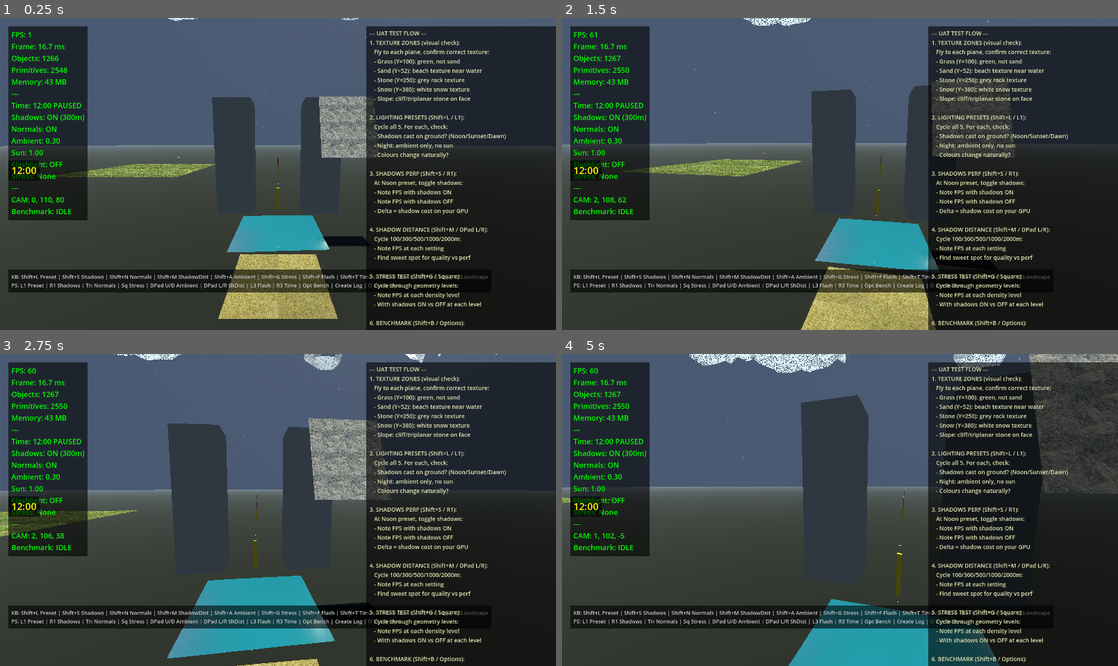
Above: before the commit, frames 1-4 (two rows, left to right).
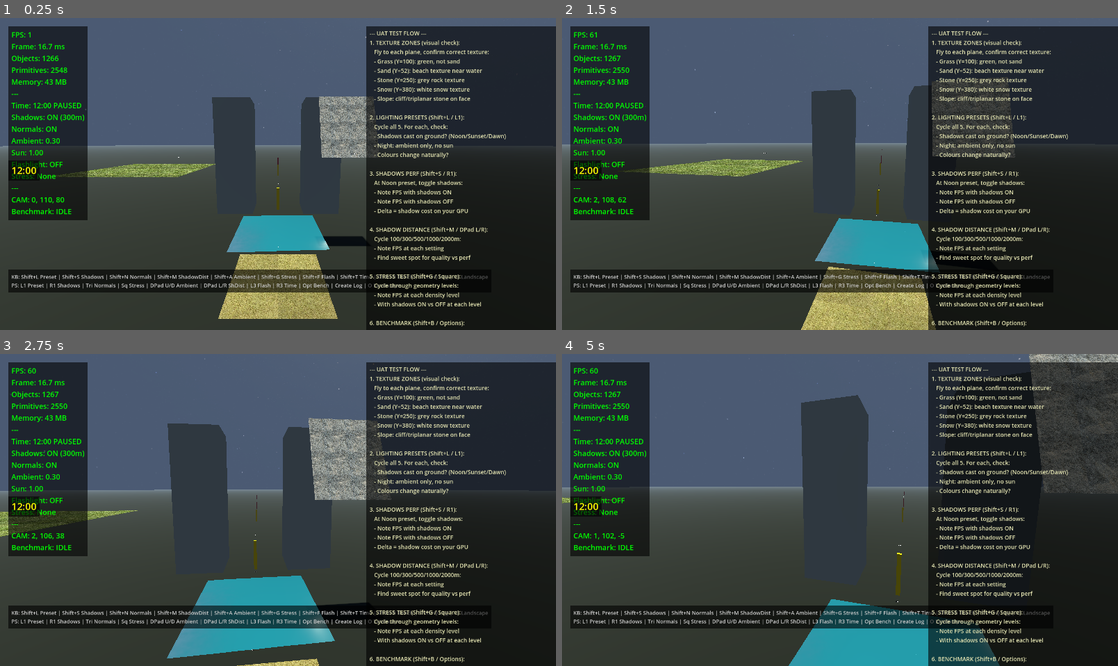
Above: after the commit, the same moments.

Repository: shovelhead24/possession
Game: Godot game, scene res://lighting_test.tscn
Two runs of this game, one before a commit and one after it. Both use one fixed random seed, a clock stepped at 60 frames per second and the inputs below.
Inputs (mouse positions are in pixels of both pictures, inside the frame that each line leads up to):
- Up to frame 1 (0.25 s): no input
- Up to frame 2 (1.5 s): tap Enter (ui_accept) at 0.5 s; move the mouse to (867, 174) at 0.52 s; hold W (move_forward) from 0.53 s (still down); tap E (interact) at 0.6 s; click (867, 174) at 0.67 s; tap Space (jump) at 0.77 s; move the mouse to (812, 174) at 1.27 s; click (812, 174) at 1.35 s
- Up to frame 3 (2.75 s): keep holding W (move_forward); tap Space (jump) at 1.52 s; move the mouse to (289, 503) at 2.02 s; hold Q (switch_weapon) from 2.03 s (still down)
- Up to frame 4 (5 s): keep holding W (move_forward); move the mouse to (834, 516) at 2.77 s; release Q (switch_weapon) at 2.78 s; tap F (toggle_fly) at 2.85 s; click (834, 516) at 2.92 s; tap Space (jump) at 3.02, 3.77, 4.52 s; move the mouse to (878, 513) at 3.52 s; tap L at 3.6 s; move the mouse to (795, 506) at 4.27 s; tap T at 4.35 s

The runs differ from the first frame. In frame 1, less than 0.1% of the frame differs, in the area x 30-65%, y 0-1%; in frame 2, 0.2%; in frame 3, 0.4%; in frame 4, 1.1%, in the area x 22-80%, y 0-7%.

Commit message:
test(clouds): blend_mix ALPHA=0.7 constant to diagnose transparency pipeline

Diff:
--- a/game/cloud_shader.gdshader
+++ b/game/cloud_shader.gdshader
@@ -1,34 +1,19 @@
 shader_type spatial;
-render_mode cull_disabled, shadows_disabled;
+render_mode cull_disabled, blend_mix, depth_draw_never, shadows_disabled;
 
 uniform vec3 color_top    : source_color = vec3(1.0,  1.0,  1.0);
 uniform vec3 color_bottom : source_color = vec3(0.62, 0.68, 0.74);
-uniform float density_top  : hint_range(0.3, 1.0) = 0.92;
-uniform float density_edge : hint_range(0.0, 0.6) = 0.35;
-uniform float cloud_base   : hint_range(0.0, 5000.0) = 1500.0;
-uniform float cloud_top    : hint_range(0.0, 5000.0) = 2000.0;
+uniform float cloud_base  : hint_range(0.0, 5000.0) = 1500.0;
+uniform float cloud_top   : hint_range(0.0, 5000.0) = 2000.0;
 
 varying float world_y;
-varying vec3  world_pos;
 
 void vertex() {
-	vec4 wp = MODEL_MATRIX * vec4(VERTEX, 1.0);
-	world_pos = wp.xyz;
-	world_y   = wp.y;
+	world_y = (MODEL_MATRIX * vec4(VERTEX, 1.0)).y;
 }
 
 void fragment() {
 	float h = clamp((world_y - cloud_base) / max(cloud_top - cloud_base, 1.0), 0.0, 1.0);
 	ALBEDO = mix(color_bottom, color_top, h);
-
-	// Normal-facing: face-on = dense cloud core, edge-on = wispy edge
-	float facing  = abs(dot(NORMAL, VIEW));
-	float density = mix(density_edge, density_top, pow(facing, 0.5));
-
-	// Blue-noise-style hash — much less regular than simple screen-space hash
-	vec3 fp = fract(world_pos * 0.005 + FRAGCOORD.xyz * 0.003);
-	fp += dot(fp, fp.zyx + 31.32);
-	float threshold = fract((fp.x + fp.y) * fp.z);
-
-	if (density < threshold) discard;
+	ALPHA  = 0.7;
 }
